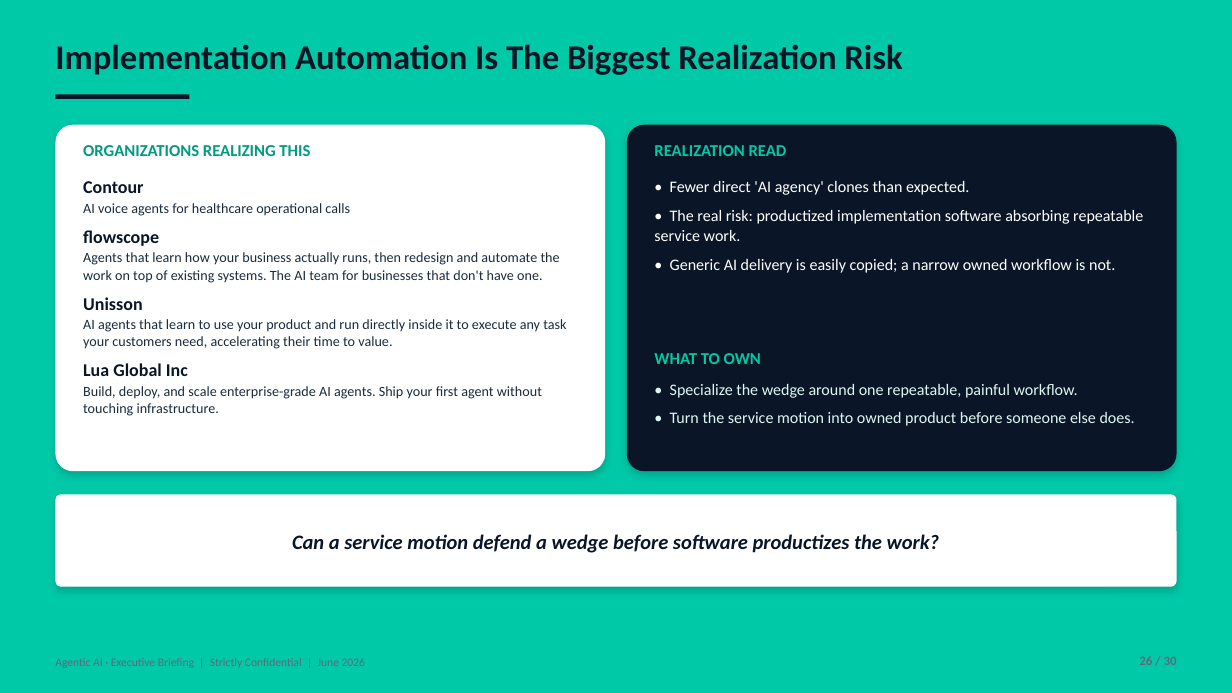
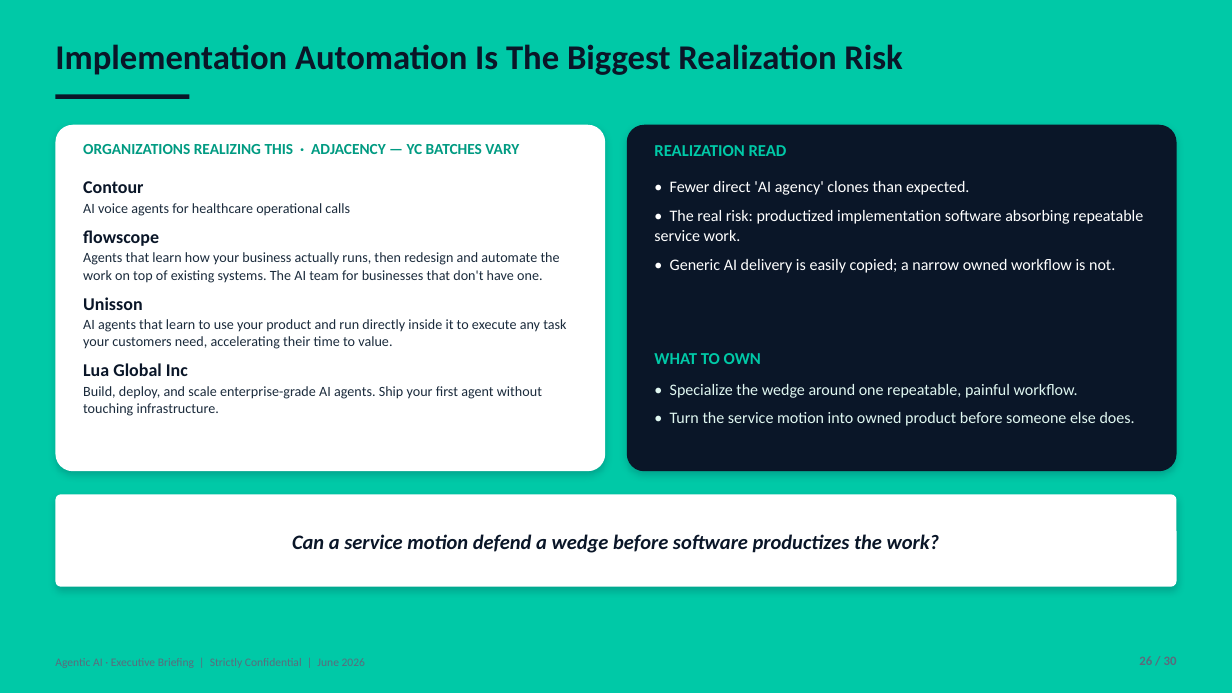
Before and after one commit to shekerkamma/ticketforge, a slide deck: slide 26 of docs/reports/yc-agent-usecases-executive.pptx. Drawn at 1232x693 pixels with LibreOffice and Linux fonts; fonts in the diff are those of the drawing. Boxes give left, top, right and bottom in pixels: in the first picture for what was removed or moved away, otherwise in the second. Text is boxed around its words. In the diff, an @@ line names an element or a change of style, - is before the commit and + after.

```diff
--- a/docs/reports/yc-agent-usecases-executive.pptx
+++ b/docs/reports/yc-agent-usecases-executive.pptx
@@ text at (x1=83, y1=144, x2=519, y2=154): text changed; size 13 to 12 pt @@
-ORGANIZATIONS REALIZING THIS
+ORGANIZATIONS REALIZING THIS · ADJACENCY — YC BATCHES VARY
```
Also in this commit, not shown: 7 other slides changed, 5 other files.
